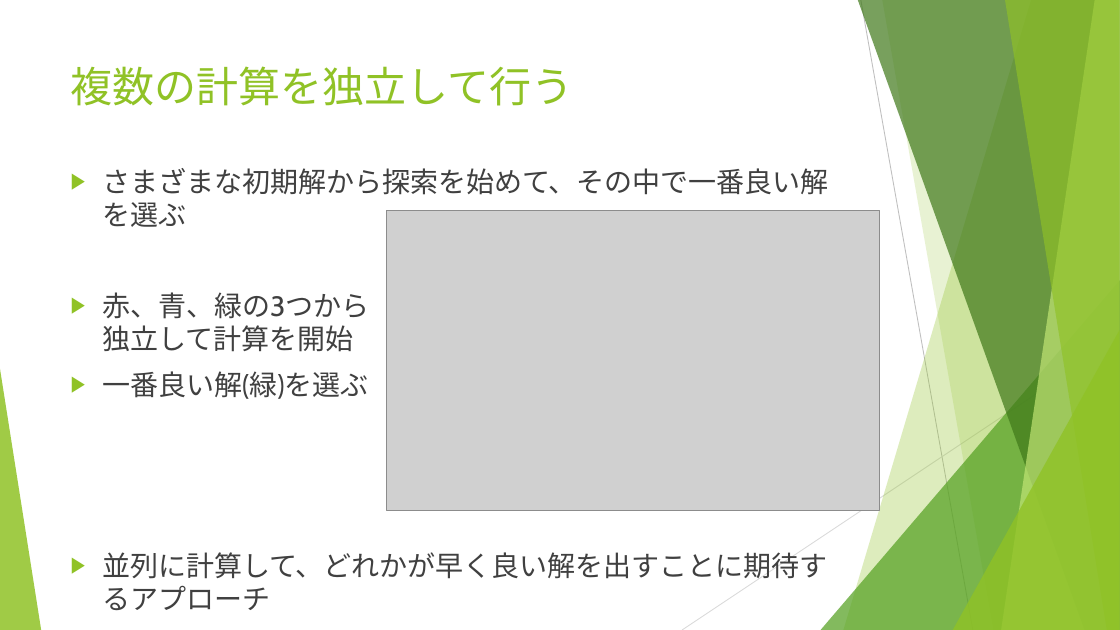
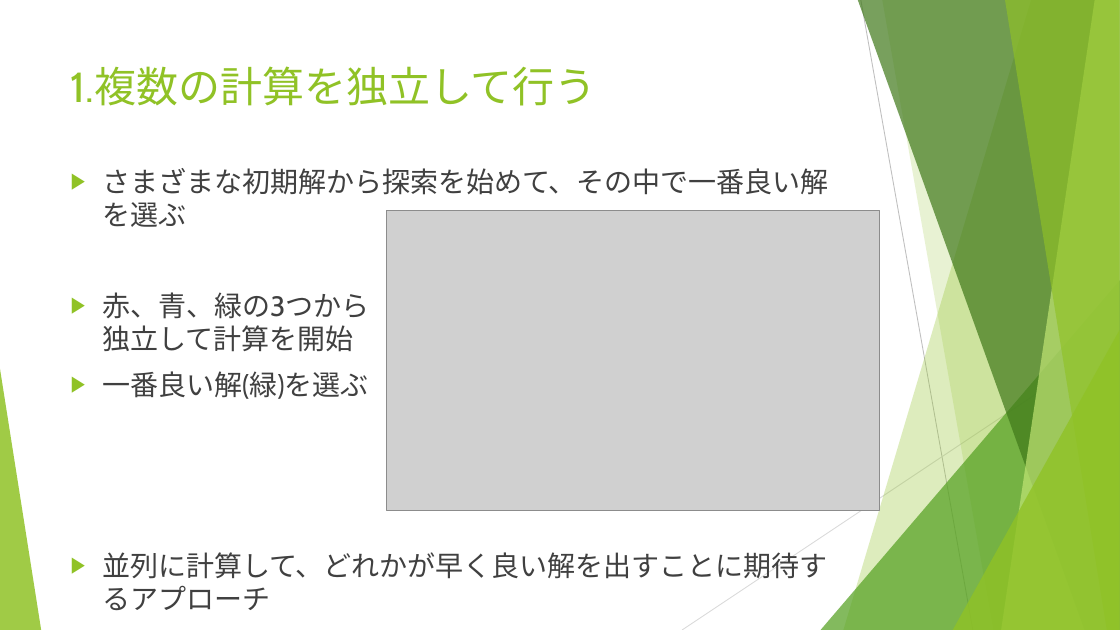
Before and after one commit to r-kurosu/kline_new, a slide deck: slide 17 of 11_30_共有資料.pptx. Drawn at 1120x630 pixels with LibreOffice and Linux fonts; fonts in the diff are those of the drawing; grey boxes stand for pictures. Boxes give left, top, right and bottom in pixels: in the first picture for what was removed or moved away, otherwise in the second. Text is boxed around its words. In the diff, an @@ line names an element or a change of style, - is before the commit and + after.

```diff
--- a/11_30_共有資料.pptx
+++ b/11_30_共有資料.pptx
@@ title at [71,67,597,106]: text changed @@
-複数の計算を独立して行う
+1.複数の計算を独立して行う
```
Also in this commit, not shown: 5 other slides changed, 3 slides added.
